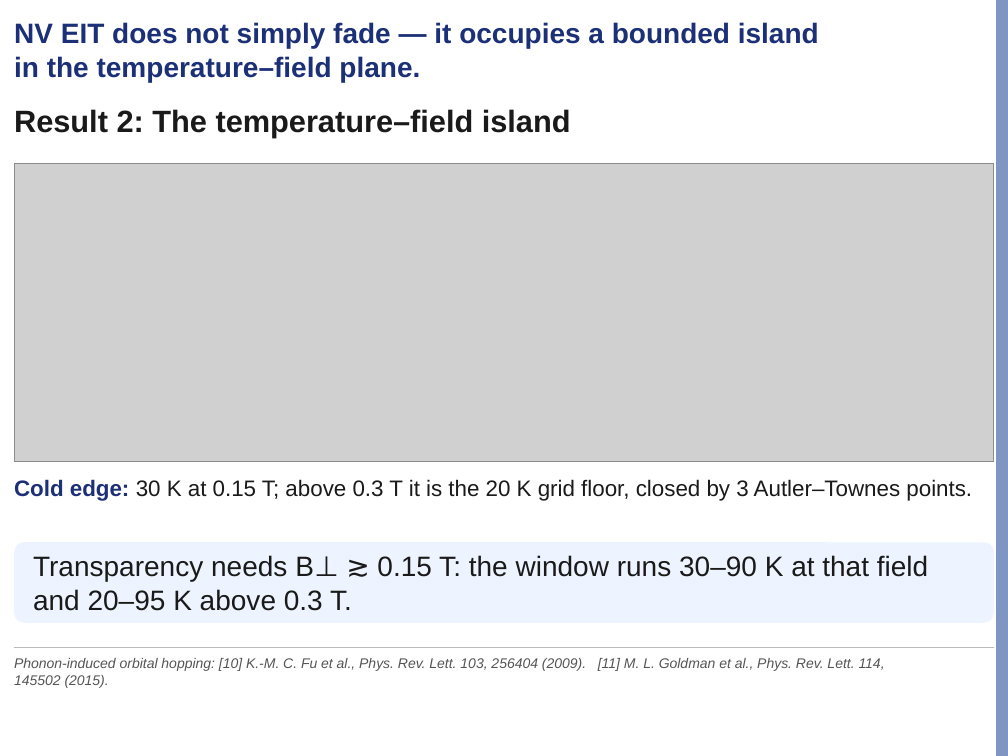
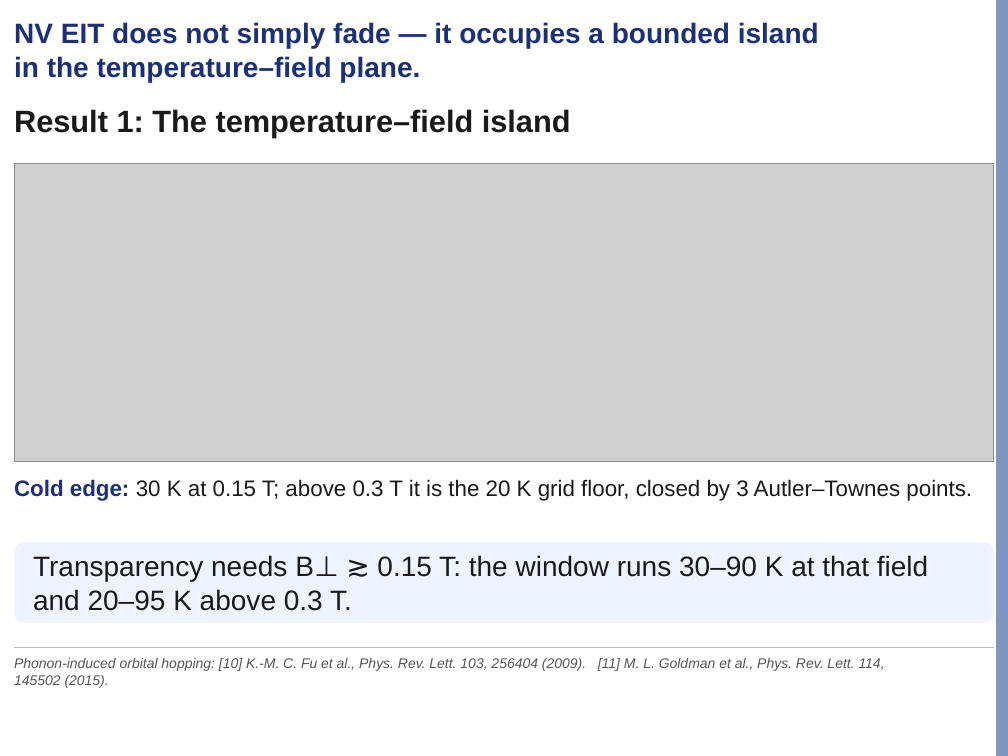
Before and after one commit to Risei412/NV-EIT-space, a slide deck: slide 13 of presentations/lab_seminar/nv_eit_seminar.pptx. Drawn at 1008x756 pixels with LibreOffice and Linux fonts; fonts in the diff are those of the drawing; grey boxes stand for pictures; background and template pictures are left out. Boxes give left, top, right and bottom in pixels: in the first picture for what was removed or moved away, otherwise in the second. Text is boxed around its words. In the diff, an @@ line names an element or a change of style, - is before the commit and + after.

```diff
--- a/presentations/lab_seminar/nv_eit_seminar.pptx
+++ b/presentations/lab_seminar/nv_eit_seminar.pptx
@@ text at (x1=14, y1=109, x2=571, y2=137): text changed @@
-Result 2: The temperature–field island
+Result 1: The temperature–field island
```
Also in this commit, not shown: 4 other slides changed, 1 slide added, 1 slide removed, 4 other files.
